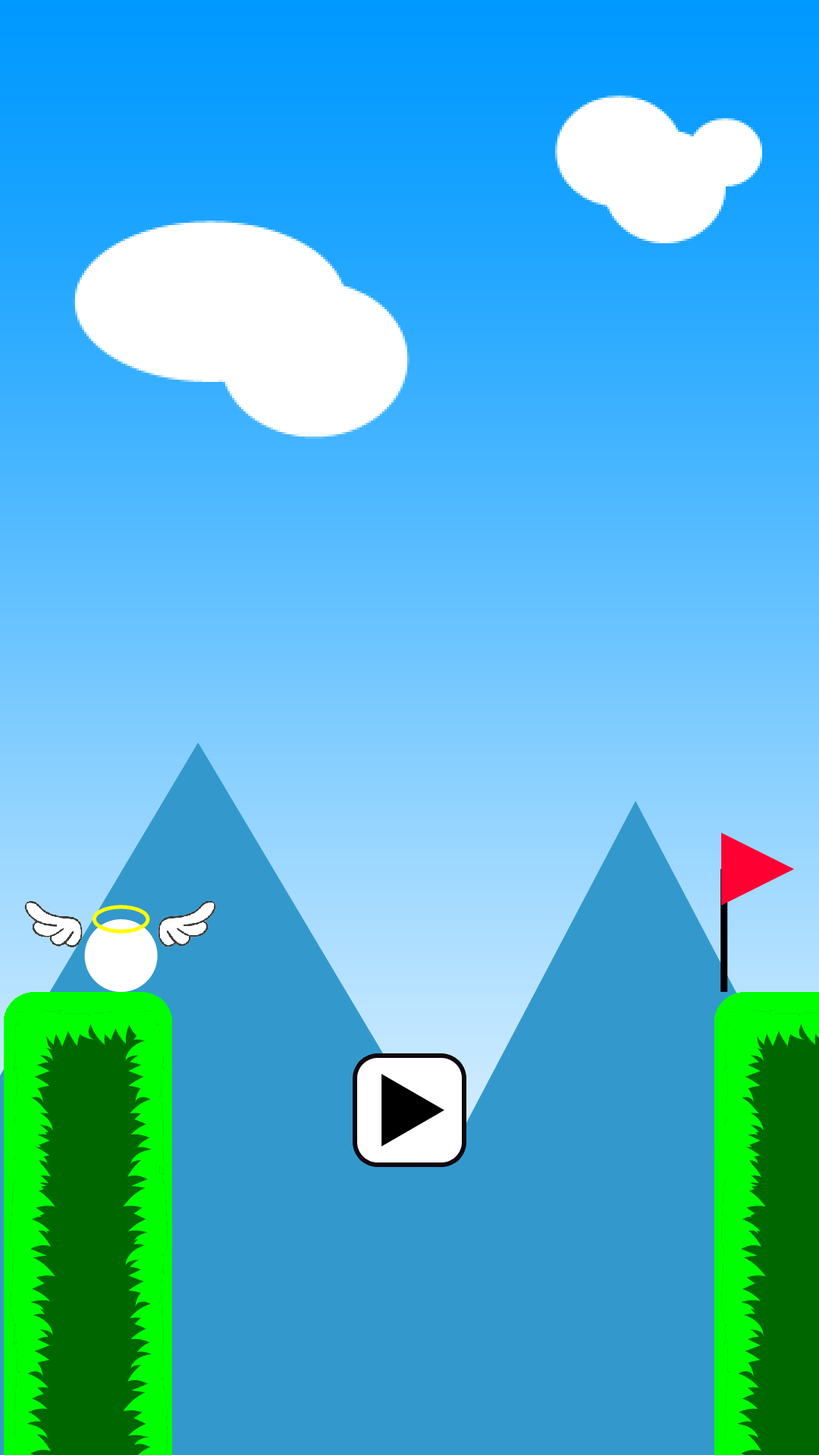
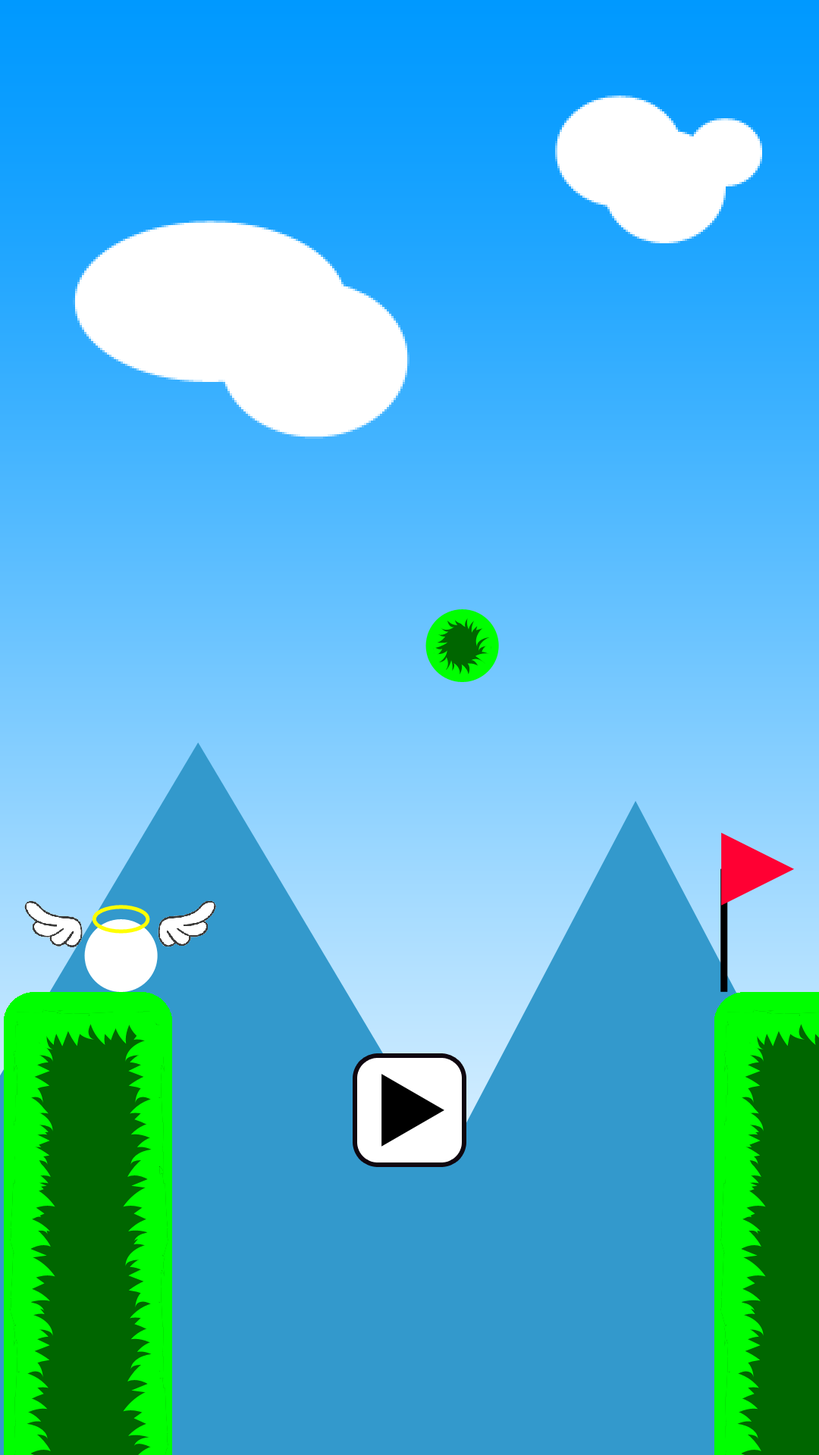
Revision of a layered 819×1455 image; what changed, layer by layer:
added layer "bumper" above "icon" over [425, 609, 499, 683]
